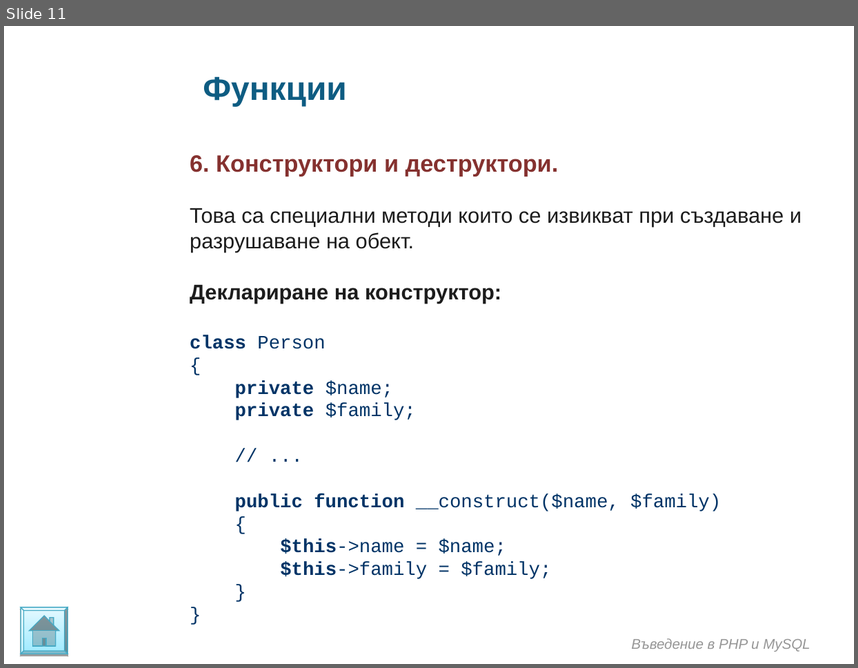
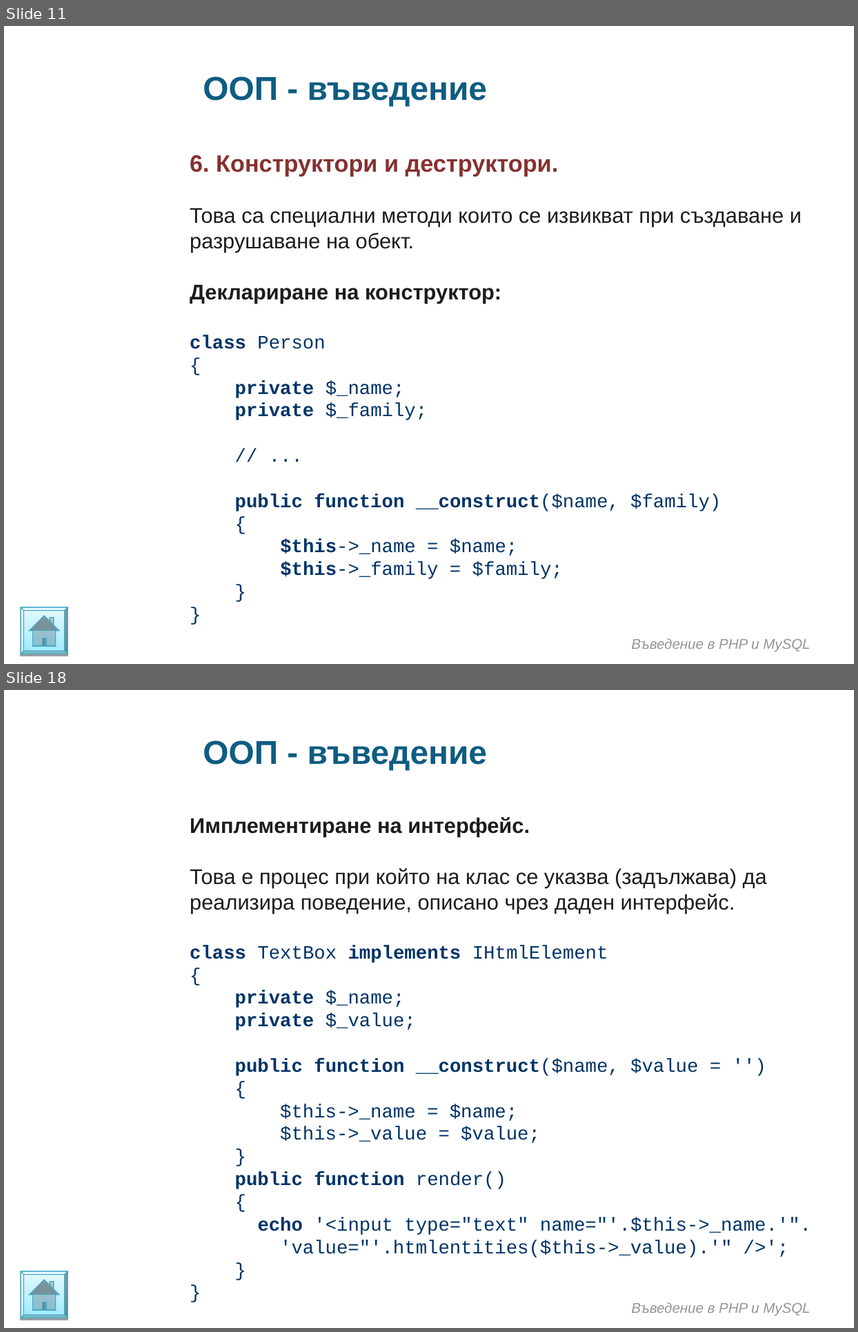
Before and after one commit to ivanstoynov/php-learning, a slide deck: Materials/PHP/Introduction in OOP.ppt. Shown one above the other, each under a label of ours: slide 11 before the commit, slides 11 and 18 after it; the slides between them are not shown. The pictures are 858x668 and 858x1332 pixels, drawn with LibreOffice and Linux fonts; fonts in the diff are those of the drawing; background and template pictures are left out. Boxes give left, top, right and bottom in pixels: in the first picture for what was removed or moved away, otherwise in the second. Text is boxed around its words. In the diff, an @@ line names an element or a change of style, - is before the commit and + after.

```diff
--- a/Materials/PHP/Introduction in OOP.ppt
+++ b/Materials/PHP/Introduction in OOP.ppt
@@ slide 18 added at <box>4,690,854,1328</box>, background picture (left out) @@
@@ text added at <box>203,740,487,770</box>, 28 pt, text #0E5C82, bold @@
+ООП - въведение
@@ text added at <box>190,817,811,1257</box>, 16 pt, text #003366 @@
+Имплементиране на интерфейс.
+Това е процес при който на клас се указва (задължава) да реализира поведение, описано чрез даден интерфейс.
+class TextBox implements IHtmlElement
+{
+private $_name;
+private $_value;
+public function __construct($name, $value = '')
+{
+$this->_name = $name;
+$this->_value = $value;
+}
+public function render()
+{
+echo '<input type="text" name="'.$this->_name.'".
+'value="'.htmlentities($this->_value).'" />';
+}
+}
@@ freeform shape added at <box>21,1272,67,1318</box>, fill gradient #9EEAFF to #E4F9FF, outline #46AAC5 0.74 pt @@
@@ text added at <box>631,1302,810,1315</box>, 12 pt, text #969696, italic @@
+Въведение в PHP и MySQL
@@ slide 11 changed as well @@
@@ text at <box>203,76,487,106</box>: text changed @@
-Функции
+ООП - въведение
@@ text at <box>190,335,427,420</box>: text changed @@
-class Person
-{
-private $name;
-private $family;
+class Person
+{
+private $_name;
+private $_family;
@@ text at <box>235,493,721,511</box>: bold on in "__construct($name," @@
@@ text at <box>280,539,563,579</box>: text changed @@
-$this->name = $name;
-$this->family = $family;
+$this->_name = $name;
+$this->_family = $family;
```
Also in this commit, not shown: 9 other slides changed, 6 other slides added.
